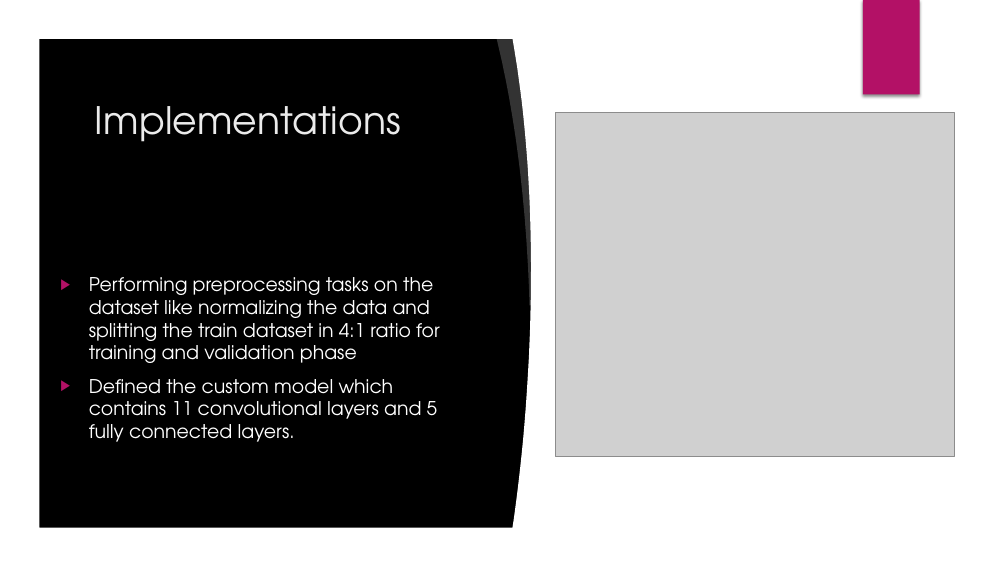
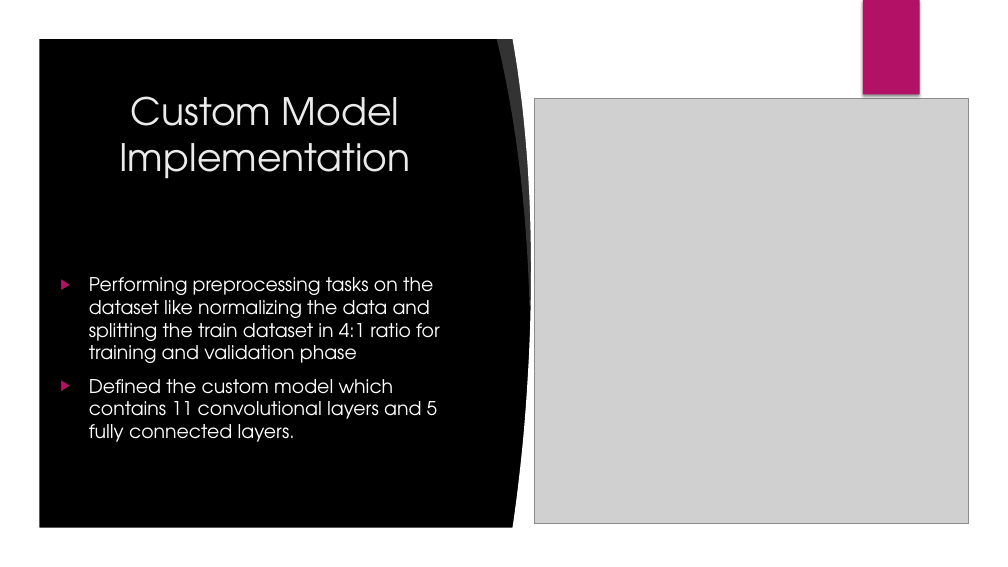
Before and after one commit to OmarIsmail7980/Facial-Expression-Recognition, a slide deck: slide 7 of Project_Presentation.pptx (slide 4 before the commit). Drawn at 1008x567 pixels with LibreOffice and Linux fonts; fonts in the diff are those of the drawing; grey boxes stand for pictures; background and template pictures are left out. Boxes give left, top, right and bottom in pixels: in the first picture for what was removed or moved away, otherwise in the second. Text is boxed around its words. In the diff, an @@ line names an element or a change of style, - is before the commit and + after.

```diff
--- a/Project_Presentation.pptx
+++ b/Project_Presentation.pptx
@@ title at (x1=119, y1=96, x2=410, y2=179): text changed @@
-Implementations
+Custom Model
+Implementation
@@ picture resized from (x1=555, y1=112, x2=954, y2=456) to (x1=535, y1=99, x2=969, y2=524) @@
```
Also in this commit, not shown: 7 other slides changed, 3 slides added.
